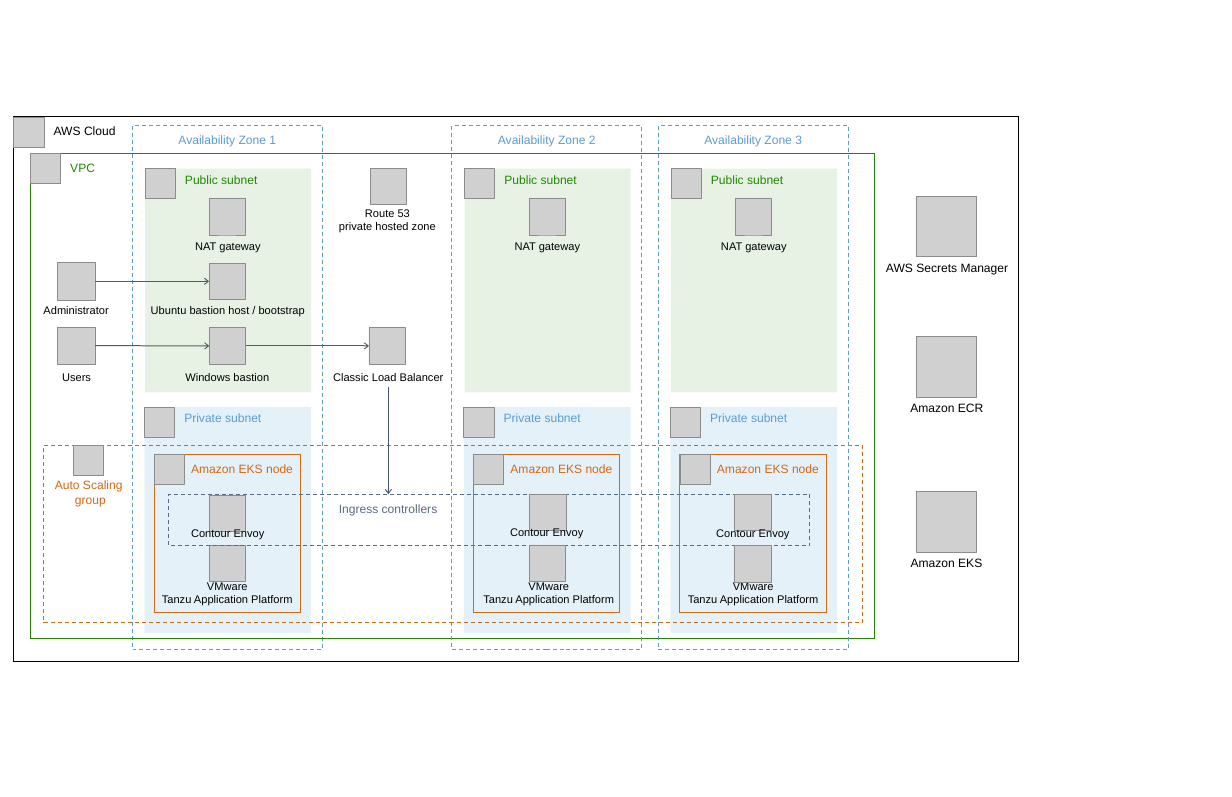
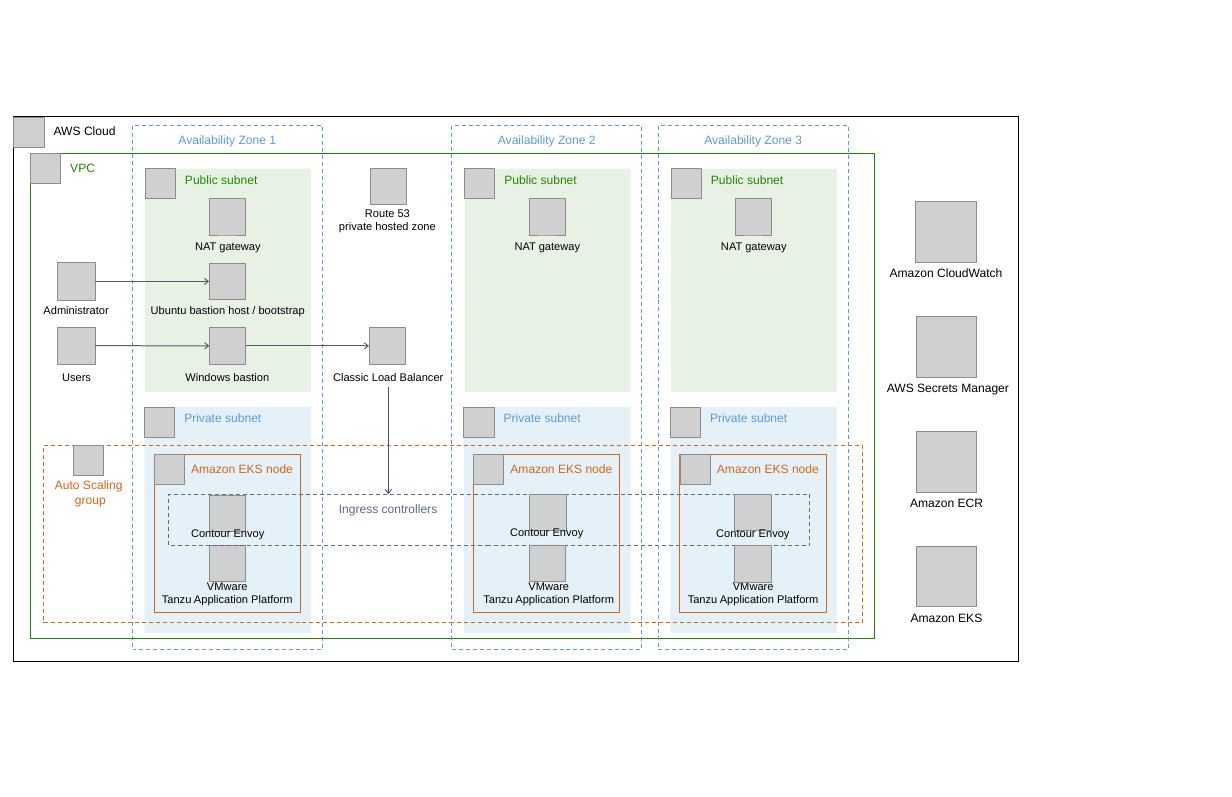
Before and after one commit to aws-quickstart/quickstart-vmware-tanzu-application-platform, a slide deck: slide 1 of docs/deployment_guide/images/architecture-diagram.pptx. Drawn at 1232x797 pixels with LibreOffice and Linux fonts; fonts in the diff are those of the drawing; grey boxes stand for pictures. Boxes give left, top, right and bottom in pixels: in the first picture for what was removed or moved away, otherwise in the second. Text is boxed around its words. In the diff, an @@ line names an element or a change of style, - is before the commit and + after.

Commit message:
Add CloudWatch to architecture

```diff
--- a/docs/deployment_guide/images/architecture-diagram.pptx
+++ b/docs/deployment_guide/images/architecture-diagram.pptx
@@ picture added at (916,201,976,262) @@
@@ text added at (890,268,1002,277), 12 pt, text #000000 @@
+Amazon CloudWatch
@@ picture: place and size @@
-picture at (917,196,977,257)
+picture at (916,317,976,377)
@@ text "AWS Secrets Manager": place and size @@
-text "AWS Secrets Manager" at (886,263,1009,275)
+text "AWS Secrets Manager" at (887,383,1009,395)
@@ picture: place and size @@
-picture at (917,337,977,397)
+picture at (916,432,976,492)
@@ text "Amazon ECR": place and size @@
-text "Amazon ECR" at (910,403,983,412)
+text "Amazon ECR" at (910,498,983,507)
@@ picture: place and size @@
-picture at (916,492,976,552)
+picture at (916,546,976,607)
@@ text "Amazon EKS": place and size @@
-text "Amazon EKS" at (911,558,982,567)
+text "Amazon EKS" at (911,613,982,622)
```
Also in this commit, not shown: 2 other files.
